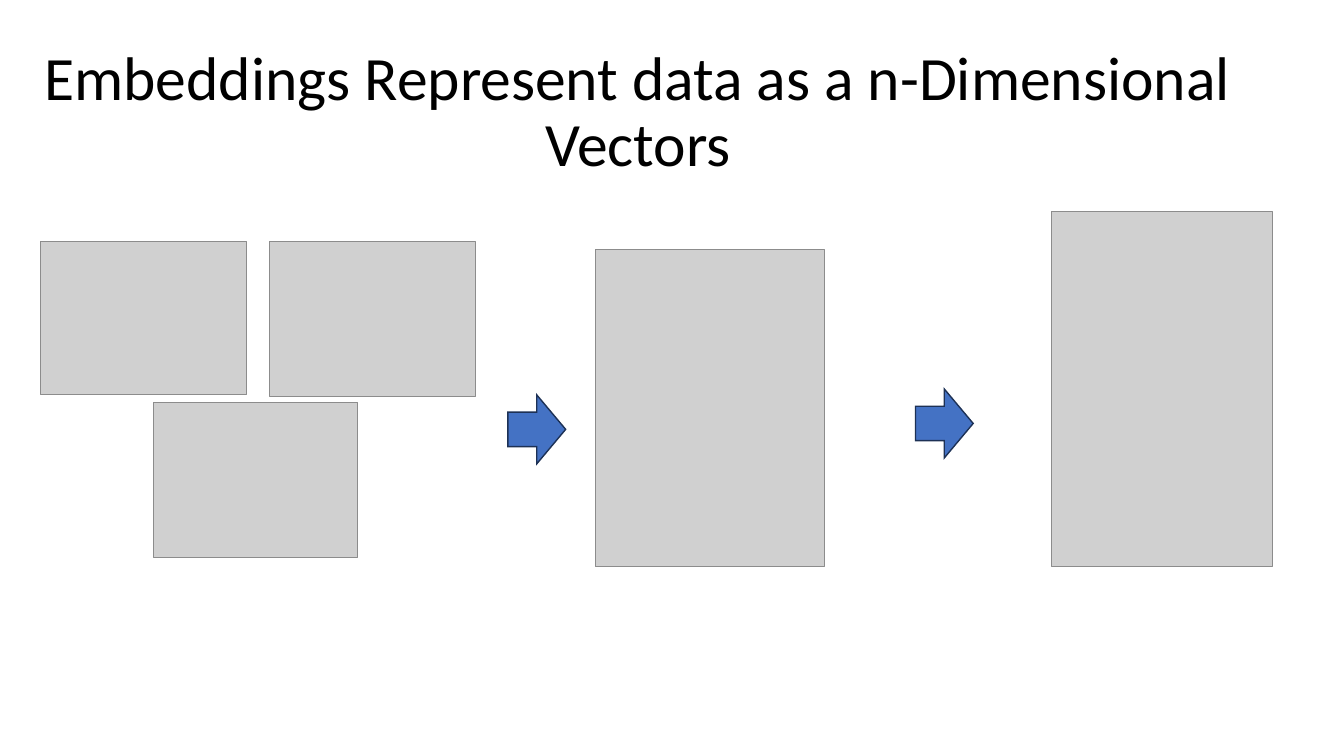
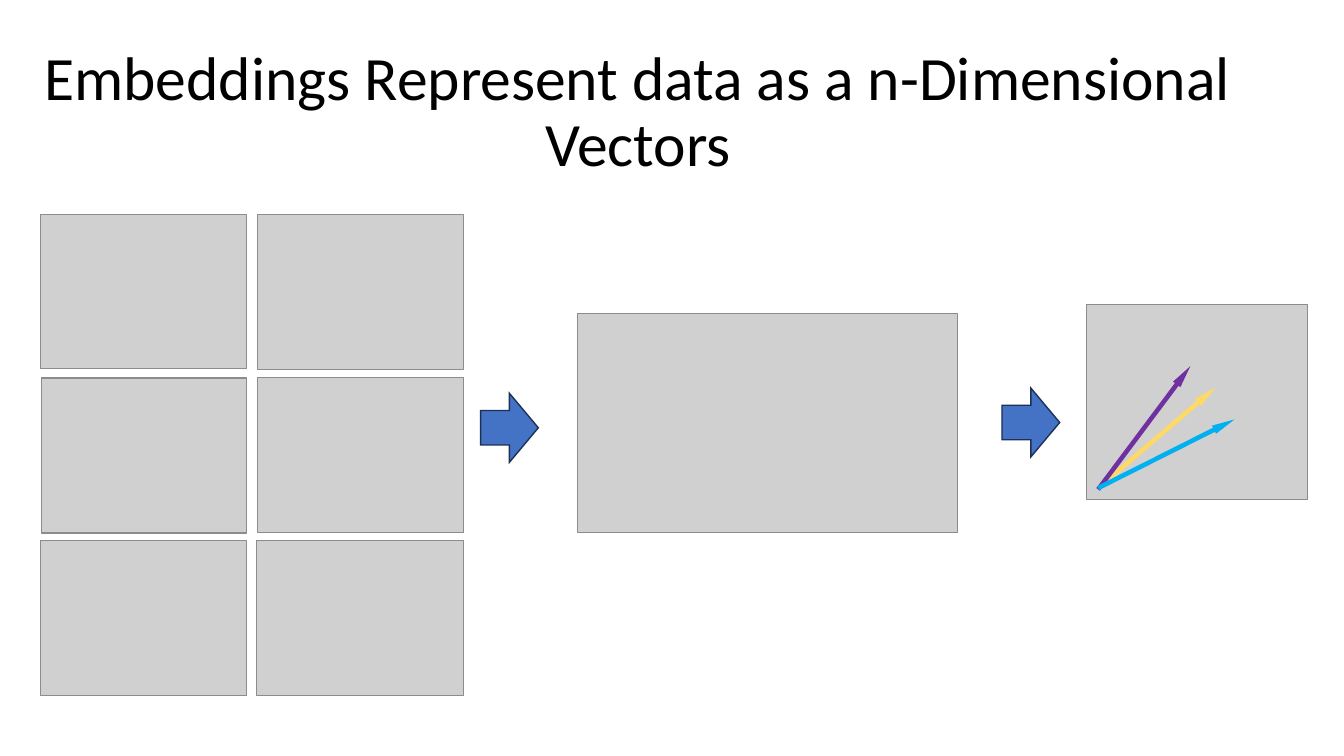
Before and after one commit to Jabbar-Campbell/Milvus-Vector-Databases, a slide deck: slide 1 of Collection Layout for ALS Disease Project.pptx. Drawn at 1344x756 pixels with LibreOffice and Linux fonts; fonts in the diff are those of the drawing; grey boxes stand for pictures. Boxes give left, top, right and bottom in pixels: in the first picture for what was removed or moved away, otherwise in the second. Text is boxed around its words. In the diff, an @@ line names an element or a change of style, - is before the commit and + after.

```diff
--- a/Collection Layout for ALS Disease Project.pptx
+++ b/Collection Layout for ALS Disease Project.pptx
@@ picture: place and size @@
-picture at bbox=[40, 241, 246, 394]
+picture at bbox=[40, 215, 246, 368]
@@ picture: place and size @@
-picture at bbox=[269, 241, 475, 396]
+picture at bbox=[257, 215, 463, 370]
@@ picture removed at bbox=[595, 250, 824, 568] @@
@@ picture added at bbox=[578, 314, 958, 533] @@
@@ picture: place and size @@
-picture at bbox=[1052, 211, 1272, 567]
+picture at bbox=[1087, 304, 1308, 500]
@@ picture: place and size @@
-picture at bbox=[153, 402, 358, 558]
+picture at bbox=[42, 378, 247, 533]
@@ picture added at bbox=[257, 378, 464, 533] @@
@@ right arrow: place and size @@
-right arrow at bbox=[915, 389, 973, 458]
+right arrow at bbox=[1002, 388, 1060, 457]
@@ arrow added from (1098, 488) to (1216, 387), #FFD966 3.25 pt @@
@@ arrow added from (1098, 490) to (1191, 366), #7030A0 3.25 pt @@
@@ right arrow: place and size @@
-right arrow at bbox=[508, 395, 566, 464]
+right arrow at bbox=[481, 393, 538, 462]
@@ arrow added from (1098, 488) to (1235, 419), #00B0F0 3.25 pt @@
@@ picture added at bbox=[40, 540, 246, 696] @@
@@ picture added at bbox=[257, 541, 464, 697] @@
```
Also in this commit, not shown: 2 slides added.
